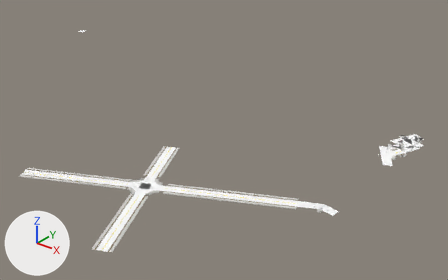
A saved change to the glTF model game/assets/city/roads/roads_0_-2.gltf.
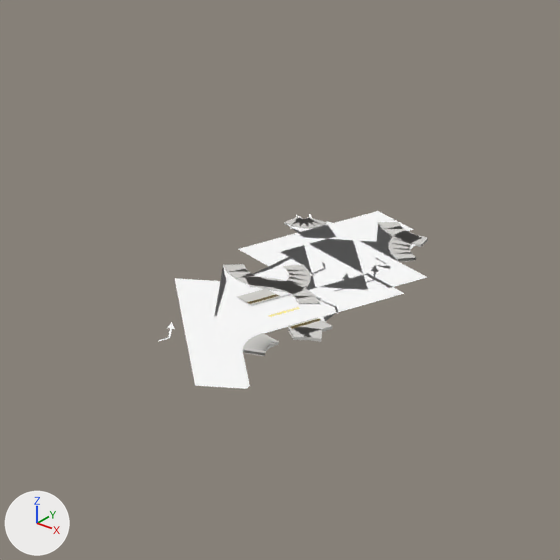
Each version is shown whole from a 50 mm lens placed at (687.0, 305.0, 243.0), pointed at (343.0, 735.0, -24.0), then close up on the part from 78% to 100% of the width and 34% to 70% of the height. Every picture has the same lights, and +X, +Y and +Z are marked at lower left. The older version's two pictures come first. Objects named as collision shapes, trigger or cutter boxes, shadow casters or lower levels of detail are left out. Vertices at exactly the same position are counted once.

In view in the first close-up: 'roads_0_-2_SH_kerb', 'roads_0_-2_SH_sidewalk', 'roads_0_-2_SH_wet_asphalt' and 2 more.
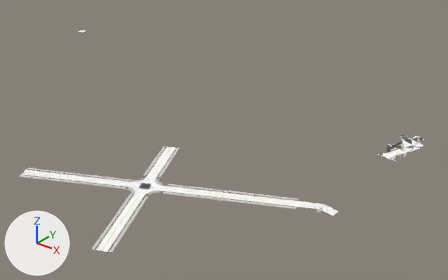
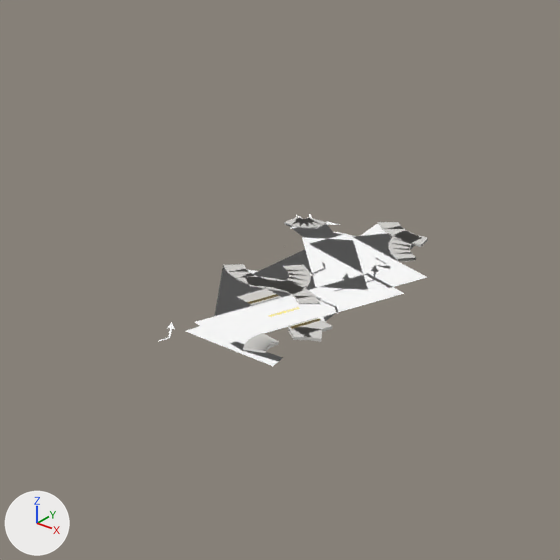
Diff of the bpy script that builds the scene:
```diff
--- a/game/assets/city/roads/roads_0_-2.gltf.py
+++ b/game/assets/city/roads/roads_0_-2.gltf.py
@@ me_roads_0__2_sh_wet_asphalt @@
 # used by ob_roads_0__2_sh_wet_asphalt; location = (0.0, 0.0, 0.0)
-me_roads_0__2_sh_wet_asphalt.from_pydata(...)  # 1805 vertices, 2927 faces; spans x -6.0..518.0, y 515.0..852.0, z 0.0
+me_roads_0__2_sh_wet_asphalt.from_pydata(...)  # 1811 vertices, 2933 faces; spans x -6.0..518.0, y 515.0..852.0, z 0.0
+# me_roads_0__2_sh_wet_asphalt part 1
+# 26 vertices are removed from x 487.0..512.0, y 772.0..813.0, z 0.0
+# 108 faces are deleted
+# 34 vertices move from x 490.0..512.0, y 741.0..816.0, z 0.0 to x 497.0..512.0, y 754.0..810.0, z 0.0
+# 32 vertices are added at x 494.0..512.0, y 783.0..809.0, z 0.0
+# 114 new faces join them
 me_roads_0__2_sh_wet_asphalt.materials.append(mat_sh_wet_asphalt)
```

Changed parts and their boxes (x1, y1, x2, y2) in the close-ups (560 x 560 px; the box of a moved part takes in the faces that stretch with it):
'roads_0_-2_SH_wet_asphalt', reshaped
    before: (175, 211, 427, 389)
    after: (186, 224, 427, 366)
part 1 of me_roads_0__2_sh_wet_asphalt, moved or reshaped
    before: (175, 211, 415, 321)
    after: (214, 224, 415, 321)
